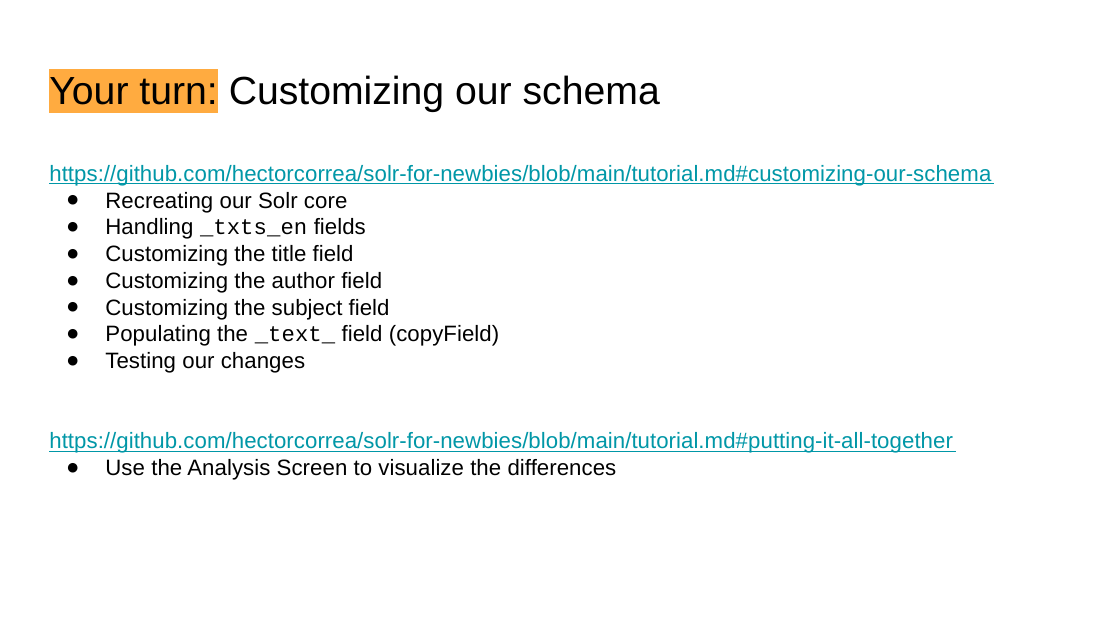
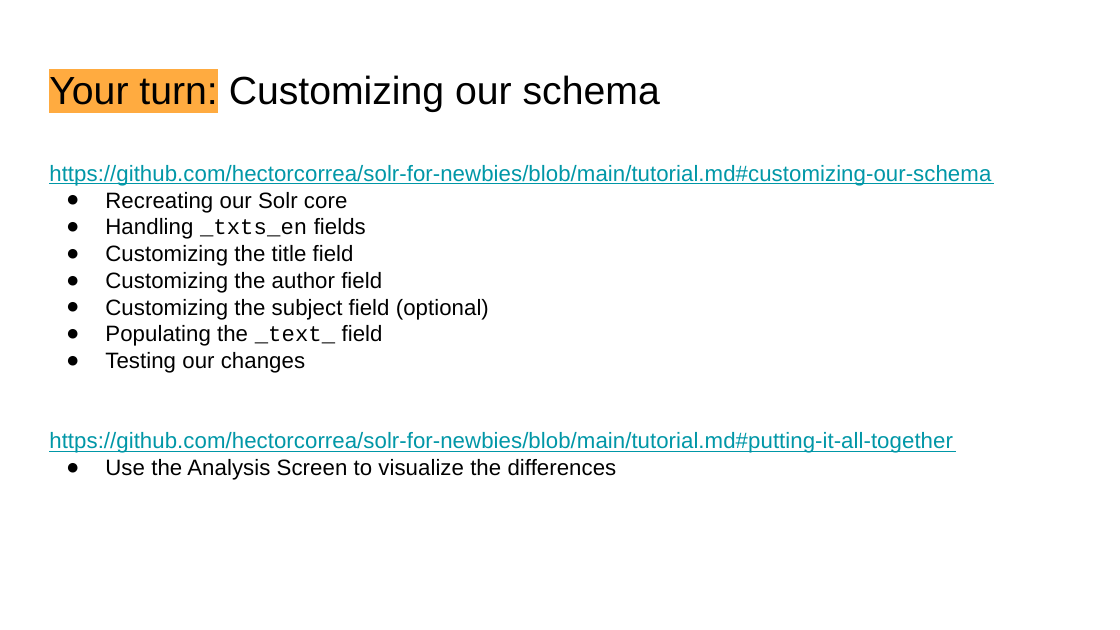
Before and after one commit to hectorcorrea/solr-for-newbies, a slide deck: slide 22 of slides.pptx. Drawn at 1120x630 pixels with LibreOffice and Linux fonts; fonts in the diff are those of the drawing. Boxes give left, top, right and bottom in pixels: in the first picture for what was removed or moved away, otherwise in the second. Text is boxed around its words. In the diff, an @@ line names an element or a change of style, - is before the commit and + after.

```diff
--- a/slides.pptx
+++ b/slides.pptx
@@ title at <box>105,299,489,346</box>: text changed @@
-● Customizing the subject field
-● Populating the _text_ field (copyField)
+● Customizing the subject field (optional)
+● Populating the _text_ field
```
Also in this commit, not shown: 4 other slides changed, 2 other files.
